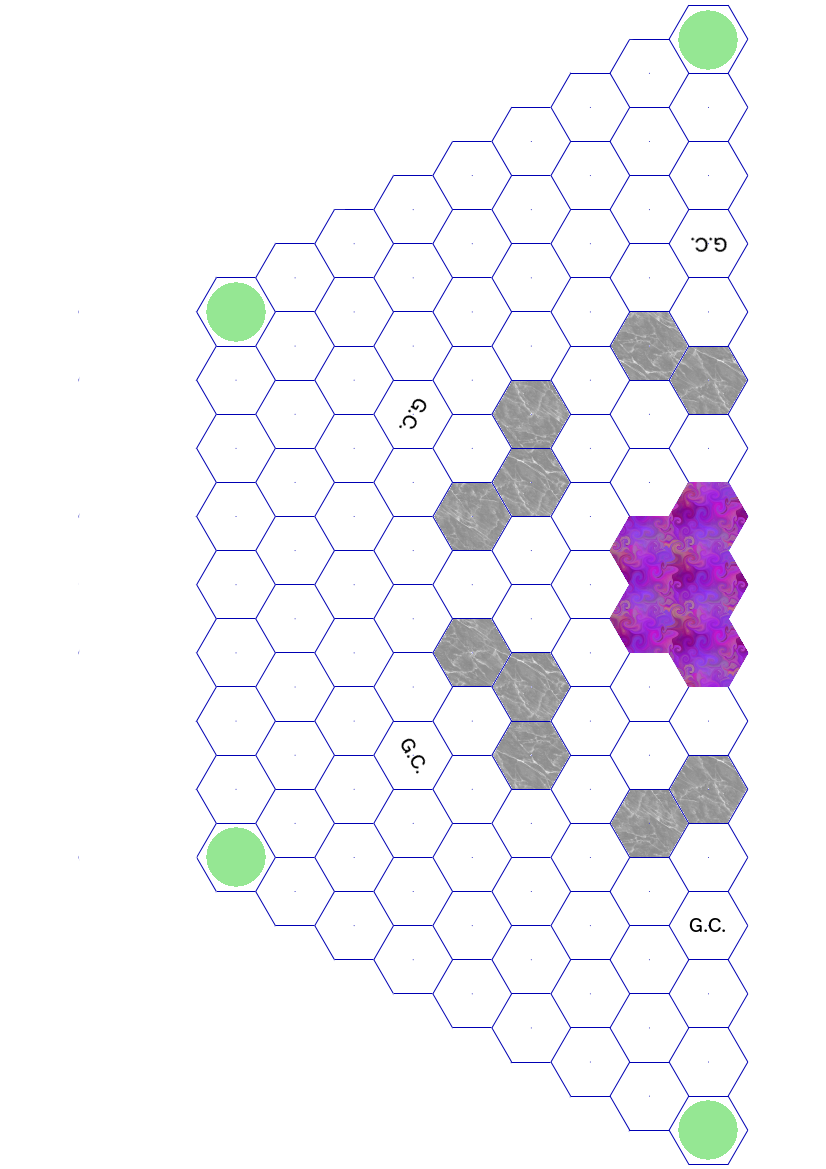
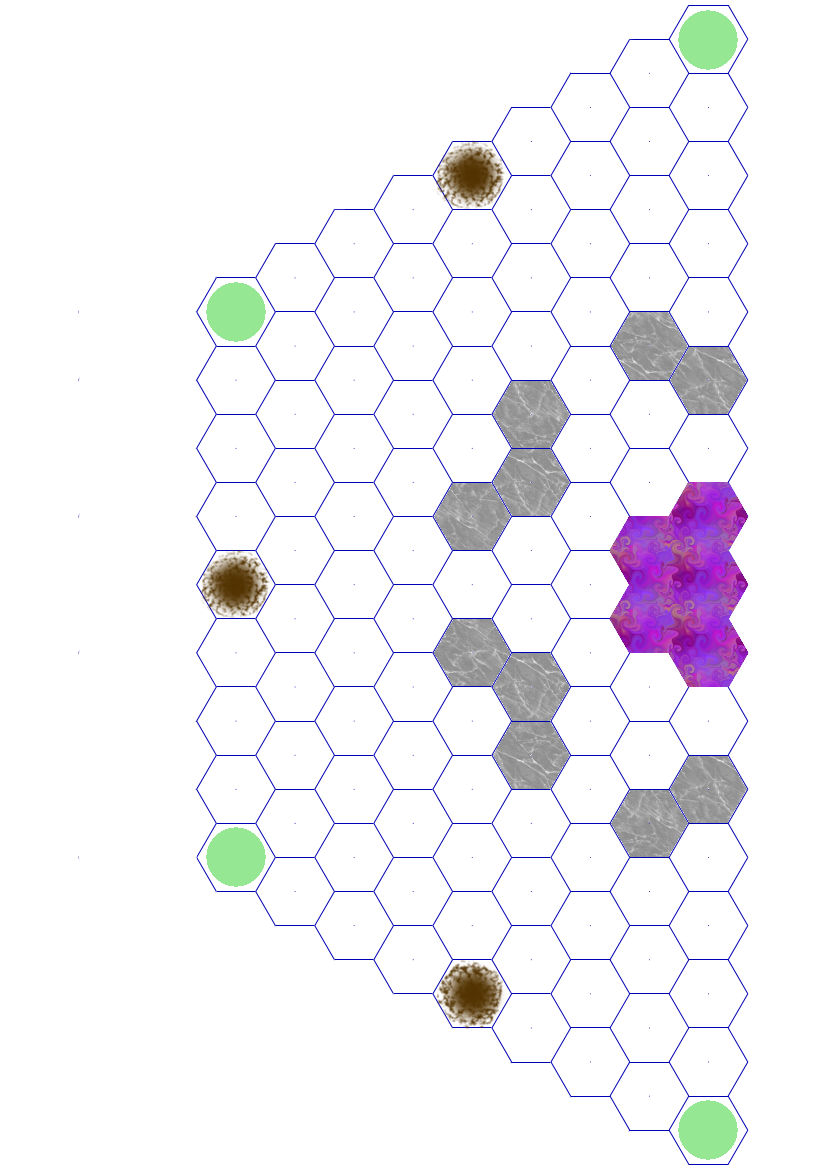
Layer changes from the first 826 × 1169 image to the second:
hid group "Layer Group" (11 layers) over [399, 157, 728, 932]
added layer "Layer #4" above "hexagonal (3).pdf copy" over [200, 140, 505, 1029]
